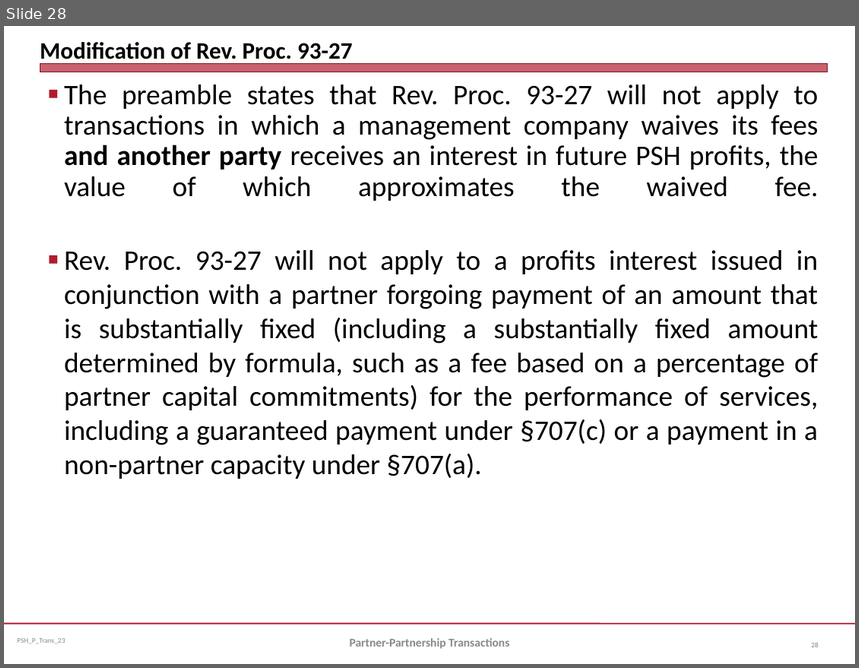
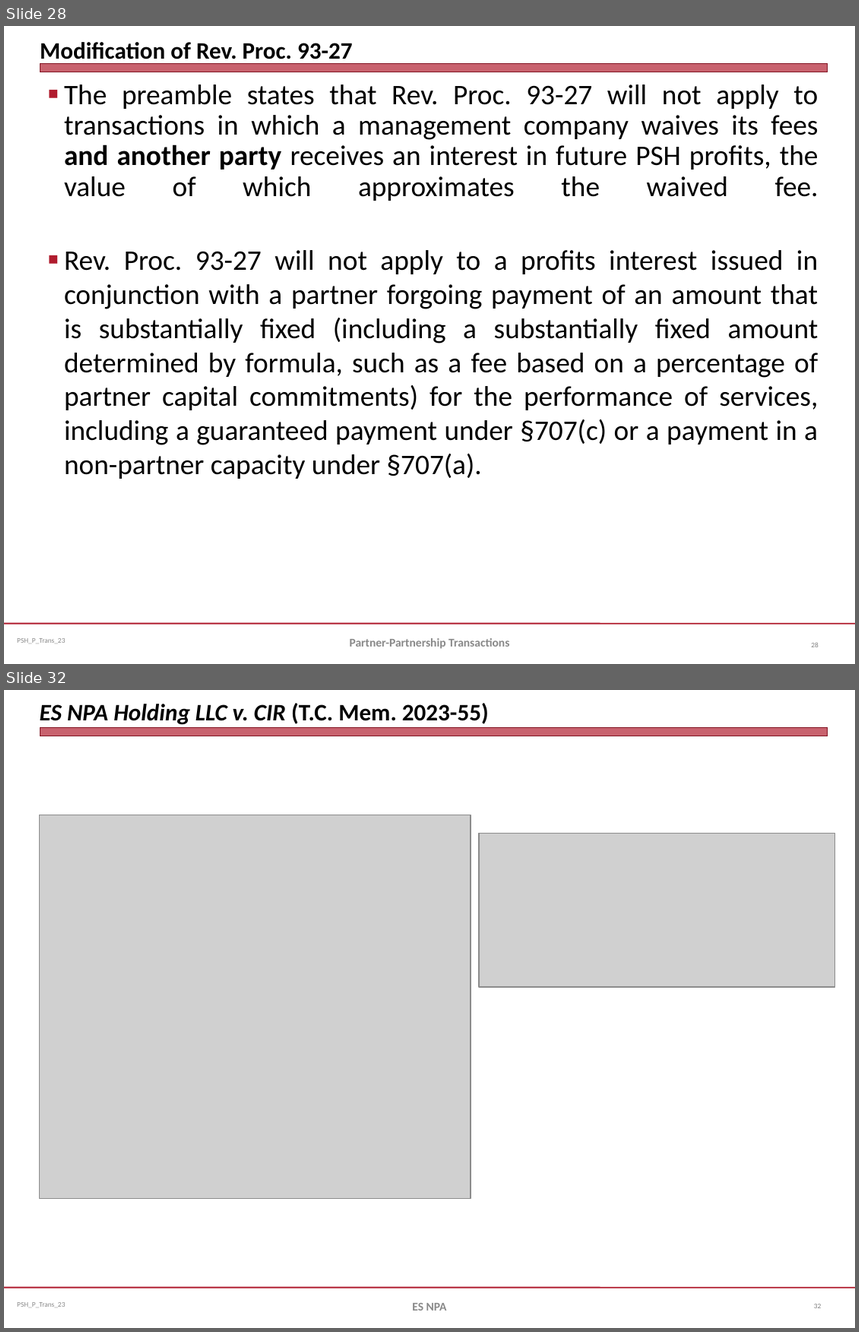
Before and after one commit to jmc877/Partnership-Tax, a slide deck: slides/PSH_P_Trans_23.pptx. Shown one above the other, each under a label of ours: slide 28 before the commit, slides 28 and 32 after it; the slides between them are not shown. The pictures are 859x668 and 859x1332 pixels, drawn with LibreOffice and Linux fonts; fonts in the diff are those of the drawing; grey boxes stand for pictures. Boxes give left, top, right and bottom in pixels: in the first picture for what was removed or moved away, otherwise in the second. Text is boxed around its words. In the diff, an @@ line names an element or a change of style, - is before the commit and + after.

```diff
--- a/slides/PSH_P_Trans_23.pptx
+++ b/slides/PSH_P_Trans_23.pptx
@@ slide 32 added at <box>4,690,855,1328</box>, background #FFFFFF; not listed: 3 template elements that a slide beside it also shows @@
@@ title added at <box>40,703,489,725</box>, 20 pt, text #000000, bold, italic @@
+ES NPA Holding LLC v. CIR (T.C. Mem. 2023-55)
@@ picture added at <box>40,815,471,1198</box> @@
@@ picture added at <box>479,833,835,987</box> @@
@@ text added at <box>412,1303,447,1311</box>, 10 pt, text #898989, bold @@
+ES NPA
@@ page number added at <box>814,1304,821,1309</box>, 6 pt, text #808080 @@
+32
```
Also in this commit, not shown: 8 other slides added, 1 other file.
